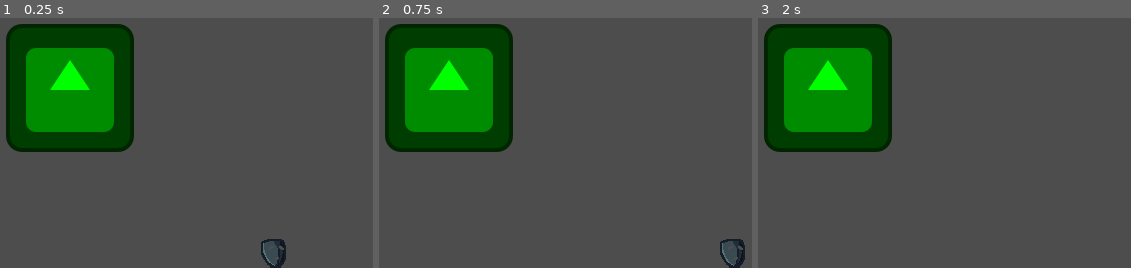
Above: before the commit, frames 1-3 (left to right).
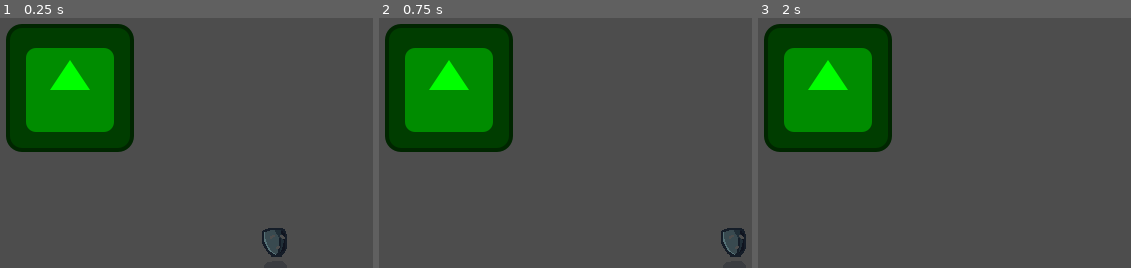
Above: after the commit, the same moments.

Repository: MarcelBlasius/Global-Game-Jam-2026
Game: Godot game, scene res://scenes/mbl_test_scene.tscn
Two runs of this game, one before a commit and one after it. Both use one fixed random seed, a clock stepped at 60 frames per second and the inputs below. This scene is started directly instead of the project's main scene. The engine's default icon, where the game draws it, is replaced by a stand-in: a white triangle on a blue panel in a dark square.
Inputs:
- Up to frame 1 (0.25 s): no input
- Up to frame 2 (0.75 s): tap Enter at 0.5 s; hold D (right) from 0.53 s (still down)
- Up to frame 3 (2 s): tap Space at 1.25 s; release D (right) at 1.28 s; hold S (down) from 1.28 s (still down)

The runs differ from the first frame. In frame 1, 0.6% of the frame differs, in the area x 69-77%, y 84-100%; in frame 2, 0.6%; in frame 3, nothing differs.

Commit message:
added colliders to levle, added doors, edited players hitbox

Diff:
--- a/spectra/scenes/bullet.tscn
+++ b/spectra/scenes/bullet.tscn
@@ -77,7 +77,6 @@
 frame_progress = 0.9981774
 
 [node name="SpriteWorld2" type="AnimatedSprite2D" parent="." unique_id=874891572]
-visible = false
 texture_filter = 1
 sprite_frames = SubResource("SpriteFrames_iqq7w")
 frame_progress = 0.55731595
--- a/spectra/scenes/player.tscn
+++ b/spectra/scenes/player.tscn
@@ -5,7 +5,7 @@
 [ext_resource type="Texture2D" uid="uid://b06ewonenu7hk" path="res://ressources/spritesheet.png" id="3_qhqgy"]
 
 [sub_resource type="RectangleShape2D" id="RectangleShape2D_qhqgy"]
-size = Vector2(26, 28)
+size = Vector2(20, 6)
 
 [node name="player" type="CharacterBody2D" unique_id=472819889]
 script = ExtResource("1_qhqgy")
@@ -15,9 +15,10 @@
 texture_filter = 1
 texture = ExtResource("3_qhqgy")
 region_enabled = true
-region_rect = Rect2(1308, 285, 25, 29)
+region_rect = Rect2(1304, 285, 32, 51)
 
 [node name="CollisionShape2D" type="CollisionShape2D" parent="." unique_id=766425432]
+position = Vector2(0, 7)
 shape = SubResource("RectangleShape2D_qhqgy")
 
 [node name="ShootTimer" type="Timer" parent="." unique_id=1406925166]
--- a/spectra/scenes/silas/background.tscn
+++ b/spectra/scenes/silas/background.tscn
@@ -53,28 +53,32 @@
 region_enabled = true
 region_rect = Rect2(64, 384, 40, 80)
 
-[node name="Colliders" type="RigidBody2D" parent="." unique_id=122341860]
+[node name="WallColliders" type="StaticBody2D" parent="." unique_id=51051484]
+collision_mask = 0
 
-[node name="Top" type="CollisionShape2D" parent="Colliders" unique_id=345326928]
+[node name="Top" type="CollisionShape2D" parent="WallColliders" unique_id=345326928]
 texture_filter = 1
 position = Vector2(320, 18)
 shape = SubResource("RectangleShape2D_hky1a")
 
-[node name="Right" type="CollisionShape2D" parent="Colliders" unique_id=1607454083]
+[node name="Right" type="CollisionShape2D" parent="WallColliders" unique_id=1607454083]
 texture_filter = 1
 position = Vector2(18, 180)
 shape = SubResource("RectangleShape2D_ci8kt")
 
-[node name="Bottom" type="CollisionShape2D" parent="Colliders" unique_id=1005550753]
+[node name="Bottom" type="CollisionShape2D" parent="WallColliders" unique_id=1005550753]
 texture_filter = 1
 position = Vector2(320, 342)
 shape = SubResource("RectangleShape2D_hky1a")
 
-[node name="Left" type="CollisionShape2D" parent="Colliders" unique_id=807396060]
+[node name="Left" type="CollisionShape2D" parent="WallColliders" unique_id=807396060]
 texture_filter = 1
 position = Vector2(622, 180)
 shape = SubResource("RectangleShape2D_ci8kt")
 
-[node name="Door" type="CollisionShape2D" parent="Colliders" unique_id=1307183650]
+[node name="DoorCollider" type="StaticBody2D" parent="." unique_id=461436052]
+collision_layer = 0
+
+[node name="Door" type="CollisionShape2D" parent="DoorCollider" unique_id=1307183650]
 position = Vector2(30, 180)
 shape = SubResource("RectangleShape2D_35j2h")
--- /dev/null
+++ b/spectra/scenes/silas/test_proportions.tscn
@@ -0,0 +1,15 @@
+[gd_scene format=3 uid="uid://bkm6i8xqbq0eh"]
+
+[ext_resource type="PackedScene" uid="uid://bv25mwaky7njn" path="res://scenes/silas/background.tscn" id="1_kse60"]
+[ext_resource type="PackedScene" uid="uid://cvq60bc51xilo" path="res://scenes/player.tscn" id="2_ixgpg"]
+
+[node name="TestProportions" type="Node2D" unique_id=737991173]
+
+[node name="Background" parent="." unique_id=250843349 instance=ExtResource("1_kse60")]
+
+[node name="player" parent="." unique_id=472819889 instance=ExtResource("2_ixgpg")]
+position = Vector2(316, 171)
+speed = 200
+
+[node name="Camera2D" type="Camera2D" parent="." unique_id=916459579]
+offset = Vector2(320, 180)
Binary file changed: spectra/ressources/spritesheet.png
